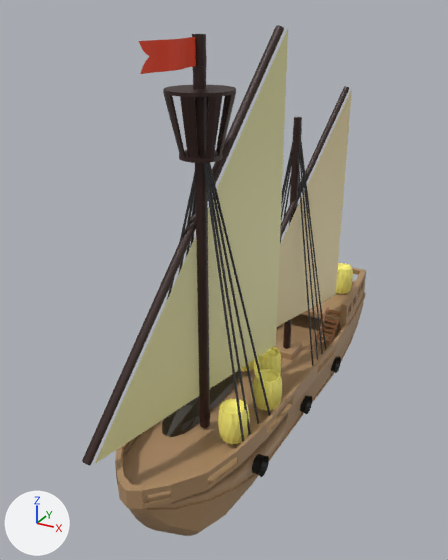
A saved change to the glTF model freeciv-web/src/main/webapp/gltf/Caravel.glb.
Before and after are seen from a 50 mm camera at (1.382, -2.924, 2.518) aimed at (-0.114, -0.204, 1.158). The lights are fixed; the arrows at lower left show +X, +Y and +Z. Where no turn or scale is listed for an object, it has been applied to the vertices.

Objects in the first picture: 'Caravel'.
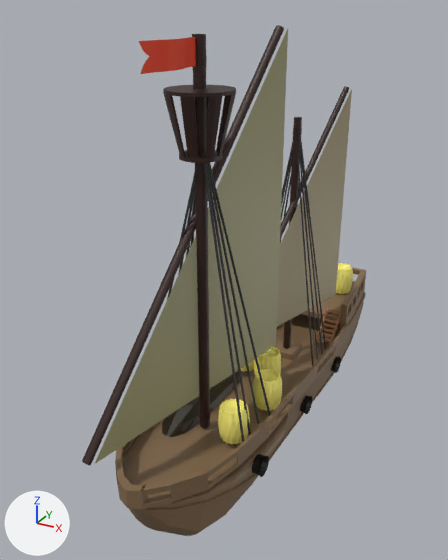
The newer file is also rescaled (x0.88), turned or shifted as a whole; pictures and numbers use the older file's frame.

Edits to the bpy script that builds the scene:
```text
Change mat_body:
    where n2 = _N.new('ShaderNodeMix'); n2.name = 'Mix'
    n2.inputs[7].default_value: (0.42, 0.26, 0.132, 1.0) -> (0.223, 0.139, 0.0725, 1.0)  # 'B', brown #ad8b66 -> 'B', brown #82684c
Change mat_material:
    where n2 = _N.new('ShaderNodeMix'); n2.name = 'Mix'
    n2.inputs[7].default_value: (0.777, 0.747, 0.375, 1.0) -> (0.348, 0.335, 0.172, 1.0)  # 'B', beige #e4e0a5 -> 'B', beige #9f9d73
Change mat_material_001:
    where n2 = _N.new('ShaderNodeMix'); n2.name = 'Mix'
    n2.inputs[7].default_value: (0.815, 0.687, 0.378, 1.0) -> (0.364, 0.308, 0.173, 1.0)  # 'B', beige #e9d8a5 -> 'B', beige #a39773
```

What differs and where, as boxes [x1, y1, x2, y2] in the pictures (448 x 560 px):
'Caravel', surface changed: [93, 29, 366, 536] in both
